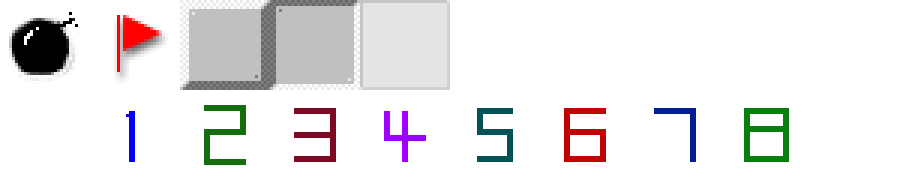
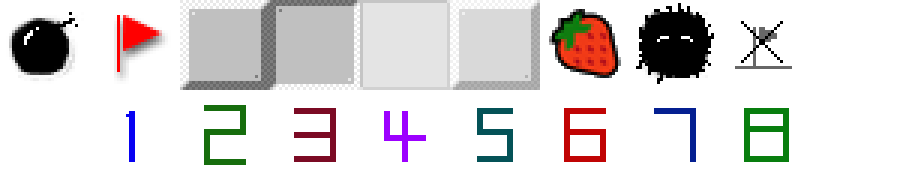
Layers edited between the first and the second 900 x 180 image:
added layer "chestnut" in group "mine" over (636, 3, 714, 84)
added group "flags" with 5 layers above "brick" over (450, 9, 792, 78)
added layer "flag-miss" in group "flags" over (735, 21, 792, 69)
added layer "strawberry" in group "flags" over (549, 9, 621, 78)
added layer "new-flat glass" (60%) in group "brick" over (450, 0, 540, 90)
